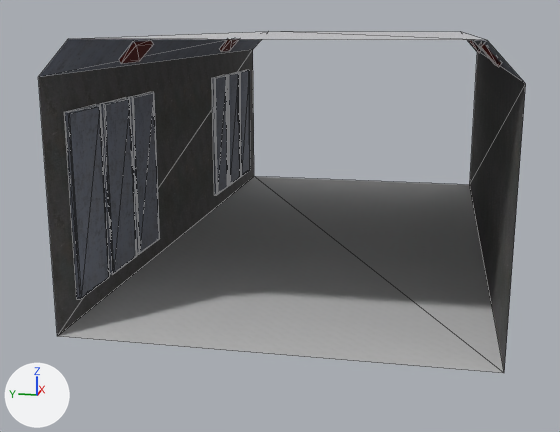
An edit to the FBX model data/models/starship_section.FBX, drawn before and after from the same camera.
Rendered twice from a camera (50 mm lens) standing at (-0.1576, -0.0208, 0.0213) and looking at (-0.0045, 0.0098, -0.017). Every picture has the same lights, and +X, +Y and +Z are marked at lower left. Mesh edges are drawn as thin lines. Where no turn or scale is listed for an object, it has been applied to the vertices.

Names of what the first picture shows: 'Tonnel'.
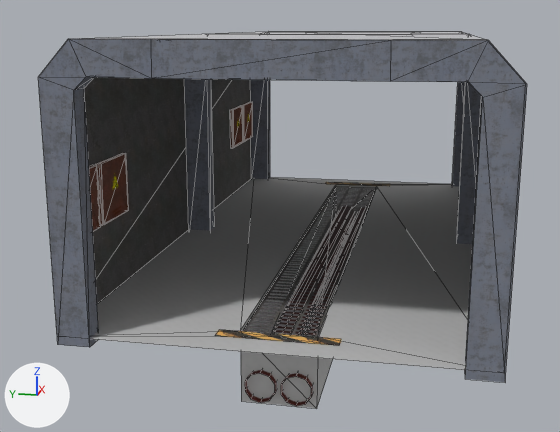
Location of each change, [x1, y1, x2, y2] in pixels of the pictures (560 x 432 px; the box of a moved part takes in the faces that stretch with it):
'Tonnel', reshaped (10% taller)
    before: [38, 32, 526, 373]
    after: [38, 32, 527, 408]
part 1 of me_mesh, moved or reshaped
    before: [226, 72, 240, 186]
    after: [230, 106, 243, 148]
part 2 of me_mesh, moved or reshaped
    before: [239, 70, 250, 177]
    after: [241, 102, 253, 142]
part 3 of me_mesh, moved or reshaped
    before: [100, 98, 137, 275]
    after: [89, 165, 101, 231]
part 4 of me_mesh, moved or reshaped
    before: [129, 92, 160, 254]
    after: [96, 153, 129, 225]
part 5 of me_mesh, added (black)
    after: [251, 80, 465, 187]
part 6 of me_mesh, added (black)
    after: [184, 79, 481, 244]
part 7 of me_mesh, added
    after: [38, 39, 527, 382]
part 8 of me_mesh, added
    after: [245, 207, 354, 402]
part 9 of me_mesh, added
    after: [281, 208, 366, 406]
part 10 of me_mesh, deleted (black)
    before: [212, 75, 229, 195]
part 11 of me_mesh, moved or reshaped
    before: [58, 105, 504, 373]
    after: [83, 177, 473, 408]
part 12 of me_mesh, surface changed
    before: [38, 32, 526, 370]
    after: [38, 32, 523, 370]

Patch to the scene script:
```diff
--- a/data/models/starship_section.FBX.py
+++ b/data/models/starship_section.FBX.py
@@ mat_material__289 @@
+mat_material__289 = bpy.data.materials.new('Material #289')
+# uses the picture img_hatch_base_color_png
+# uses the picture img_hatch_metallic_png
+# uses the picture img_hatch_normal_png
@@ me_mesh @@
-me_mesh.from_pydata(...)  # 116 vertices, 172 faces; spans x -0.0618..0.0618, y -0.0309..0.0309, z -0.022..0.0196
+me_mesh.from_pydata(...)  # 248 vertices, 320 faces; spans x -0.0618..0.0618, y -0.0311..0.0309, z -0.0332..0.0196
+# me_mesh part 1: the loose piece of 12 vertices spanning x 0.0318..0.0423, y 0.0301..0.0309, z -0.0187..0.0094 is scaled about its middle by (1, 1, 0.354), then moved by (0.0037, 0.0, 0.0), in mat_material__289
+# me_mesh part 2: the loose piece of 12 vertices spanning x 0.0436..0.0541, y 0.0301..0.0309, z -0.0187..0.0094 is scaled about its middle by (1, 1, 0.354), then moved by (0.0035, 0.0, 0.0), in mat_material__289
+# me_mesh part 3: the loose piece of 12 vertices spanning x -0.043..-0.0325, y 0.0301..0.0309, z -0.0187..0.0094 is scaled about its middle by (1, 1, 0.354), then moved by (-0.0144, 0.0, 0.0), in mat_material__289
+# me_mesh part 4: the loose piece of 12 vertices spanning x -0.0312..-0.0207, y 0.0301..0.0309, z -0.0187..0.0094 is scaled about its middle by (1, 1, 0.354), then moved by (-0.0145, 0.0, 0.0), in mat_material__289
+# me_mesh part 5: a new loose piece of 32 vertices spanning x 0.0586..0.0618, y -0.0311..0.0309, z -0.0233..0.0196, in mat_material__76
+# me_mesh part 6: a new loose piece of 32 vertices spanning x -0.0006..0.0026, y -0.0311..0.0309, z -0.0233..0.0196, in mat_material__76
+# me_mesh part 7: a new loose piece of 32 vertices spanning x -0.0618..-0.0586, y -0.0311..0.0309, z -0.0233..0.0196, in mat_material__76
+# me_mesh part 8: a new loose piece of 20 vertices spanning x -0.0557..0.0553, y 0.0003..0.0048, z -0.0325..-0.0278, in mat_material__88
+# me_mesh part 9: a new loose piece of 20 vertices spanning x -0.0557..0.0553, y -0.005..-0.0005, z -0.0325..-0.0278, in mat_material__88
+# me_mesh part 10: the loose piece of 12 vertices spanning x 0.0196..0.0301, y 0.0301..0.0309, z -0.0187..0.0094 is deleted
+# me_mesh part 11
+# 11 vertices are removed from x -0.0552..-0.0447, y 0.0301..0.0309, z -0.0187..0.0094
+# 22 faces are deleted
+# 1 vertex moves from x -0.0552, y 0.0309, z -0.0187 to x -0.0546, y 0.0057, z -0.022
+# 13 vertices are added at x -0.0574..0.0572, y -0.0091..0.0088, z -0.0332..-0.0219
+# 6 new vertices lie (0.1092, 0.0, 0.0) away from vertices in x -0.0552..-0.0546, y -0.0057..0.0309, z -0.0332..-0.0187
+# 18 new faces join them, mat_material__25 (its picture is missing)
+# 2 new faces join them, mat_material__161 (picture img_mesh_png)
+# 4 new faces join them, mat_material__162 (picture img_stripes_jpg)
+# me_mesh part 12: 50 kept faces spanning x -0.0618..0.0618, y -0.0309..0.0309, z -0.022..0.0196 get new texture (UV) coordinates
 me_mesh.materials.append(mat_material__88)
@@ me_mesh @@
 me_mesh.materials.append(mat_material__135)
+me_mesh.materials.append(mat_material__161)  # picture img_mesh_png
+me_mesh.materials.append(mat_material__162)  # picture img_stripes_jpg
+me_mesh.materials.append(mat_material__289)
```
